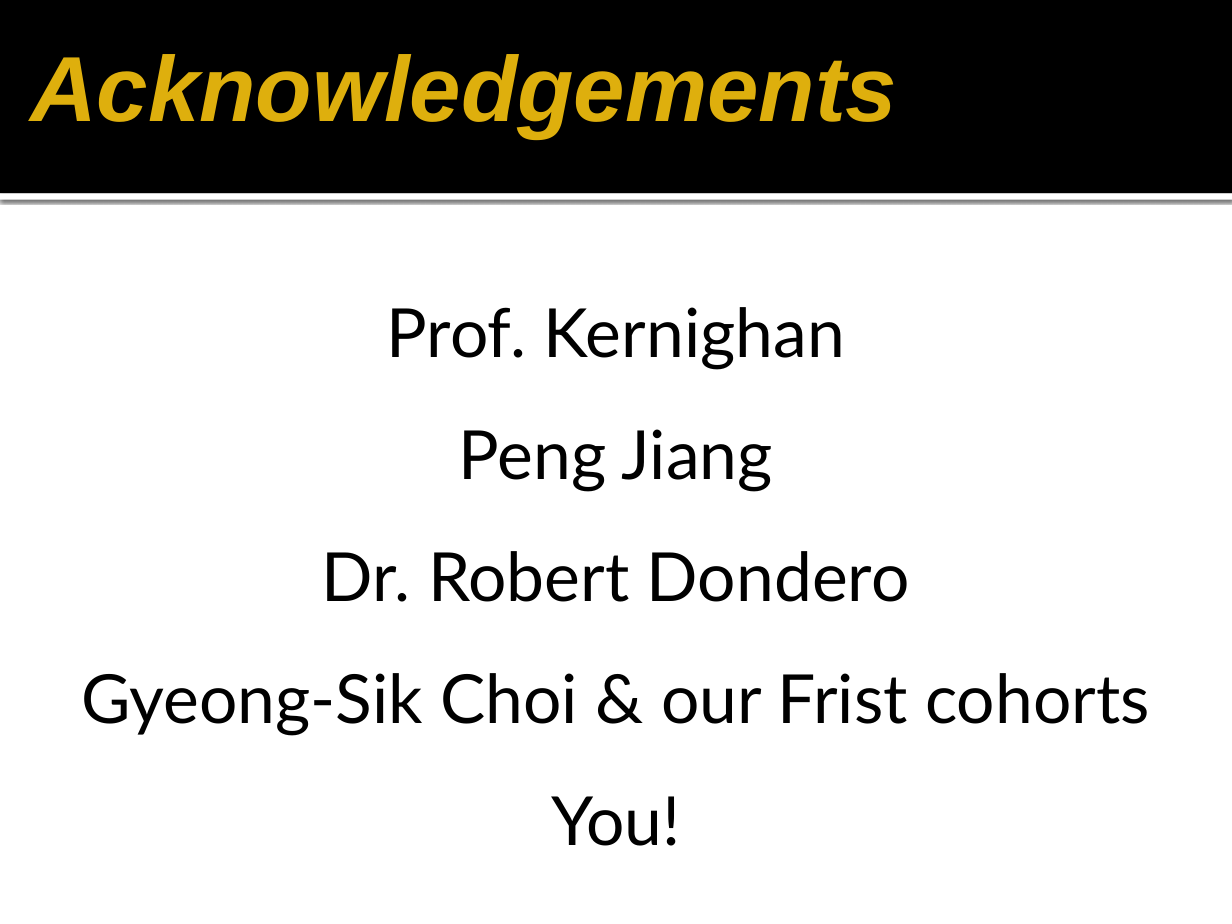
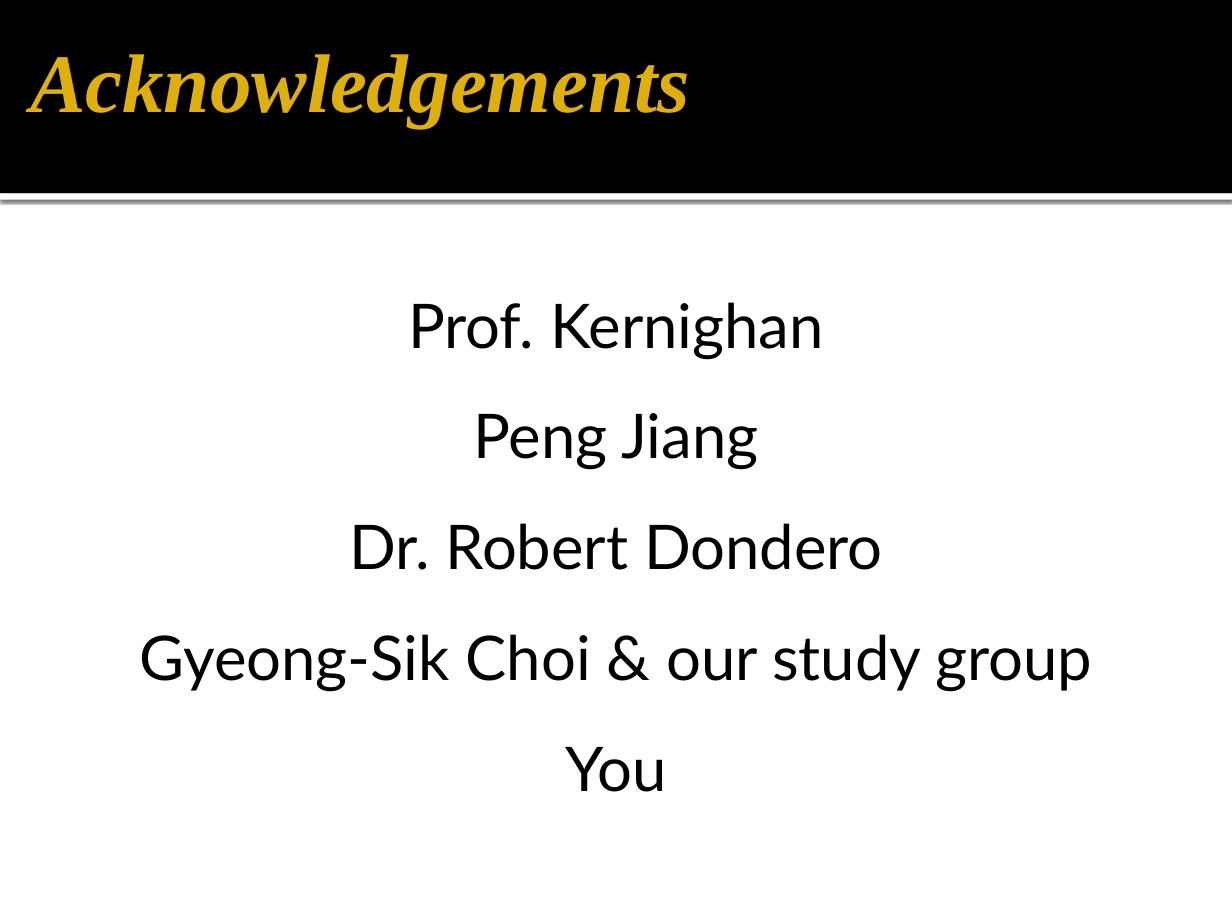
Before and after one commit to gmarcotte/teamceg, a slide deck: slide 16 of pear/submission_materials/PairgrammingDemo.pptx. Drawn at 1232x924 pixels with LibreOffice and Linux fonts; fonts in the diff are those of the drawing; background and template pictures are left out. Boxes give left, top, right and bottom in pixels: in the first picture for what was removed or moved away, otherwise in the second. Text is boxed around its words. In the diff, an @@ line names an element or a change of style, - is before the commit and + after.

```diff
--- a/pear/submission_materials/PairgrammingDemo.pptx
+++ b/pear/submission_materials/PairgrammingDemo.pptx
@@ title "Acknowledgements" at bbox=[30, 54, 690, 128]: size 60 to 54 pt, font Arial to Times New Roman @@
@@ text at bbox=[349, 302, 883, 570]: size 44 to 40 pt in "Prof. Kernighan", "Peng Jiang", "Dr. Robert Dondero" @@
@@ text at bbox=[140, 634, 1093, 792]: text changed; size 44 to 40 pt @@
-Gyeong-Sik Choi & our Frist cohorts
-You!
+Gyeong-Sik Choi & our study group
+You
```
Also in this commit, not shown: 7 other slides changed, 1 slide added, 1 slide removed.
